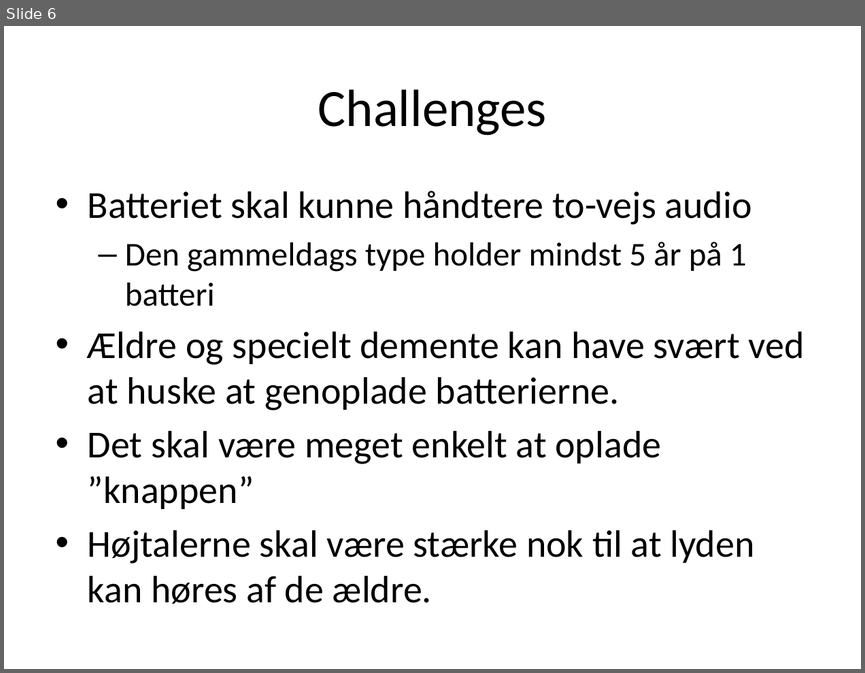
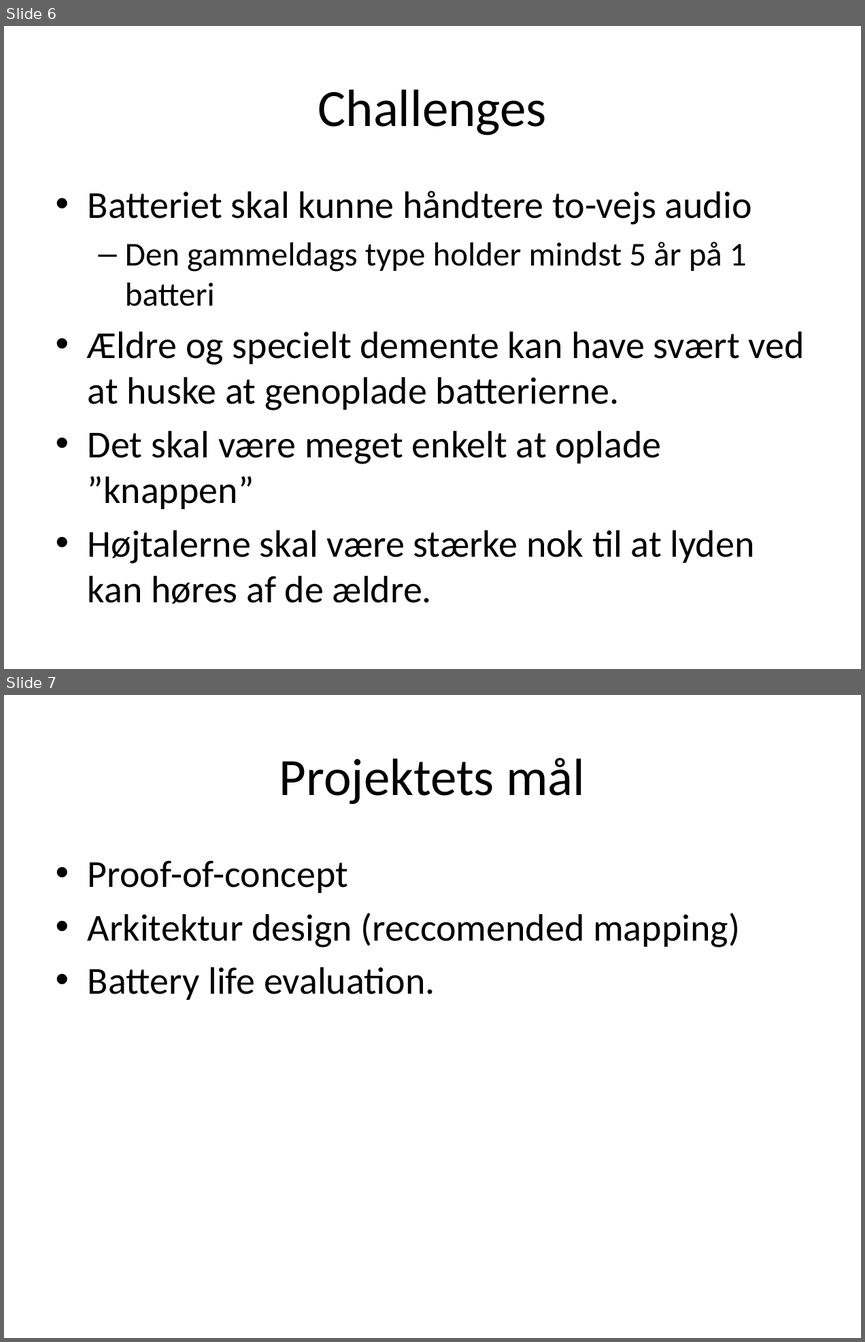
Before and after one commit to ahpoder/masterofit2009, a slide deck: syseng_hwco/proj/Artifact/Presentations/Presentation_11_02_11.pptx. Shown one above the other, each under a label of ours: slide 6 before the commit, slides 6 and 7 after it. The pictures are 865x673 and 865x1342 pixels, drawn with LibreOffice and Linux fonts; fonts in the diff are those of the drawing. Boxes give left, top, right and bottom in pixels: in the first picture for what was removed or moved away, otherwise in the second. Text is boxed around its words. In the diff, an @@ line names an element or a change of style, - is before the commit and + after.

```diff
--- a/syseng_hwco/proj/Artifact/Presentations/Presentation_11_02_11.pptx
+++ b/syseng_hwco/proj/Artifact/Presentations/Presentation_11_02_11.pptx
@@ slide 7 added at (4,695,861,1338), background #FFFFFF @@
@@ title added at (279,758,585,804), 44 pt, text #000000 @@
+Projektets mål
@@ text added at (88,860,740,1000), 32 pt, text #000000 @@
+• Proof-of-concept
+• Arkitektur design (reccomended mapping)
+• Battery life evaluation.
```
Also in this commit, not shown: 4 other slides added, 1 slide removed, 1 other file.
